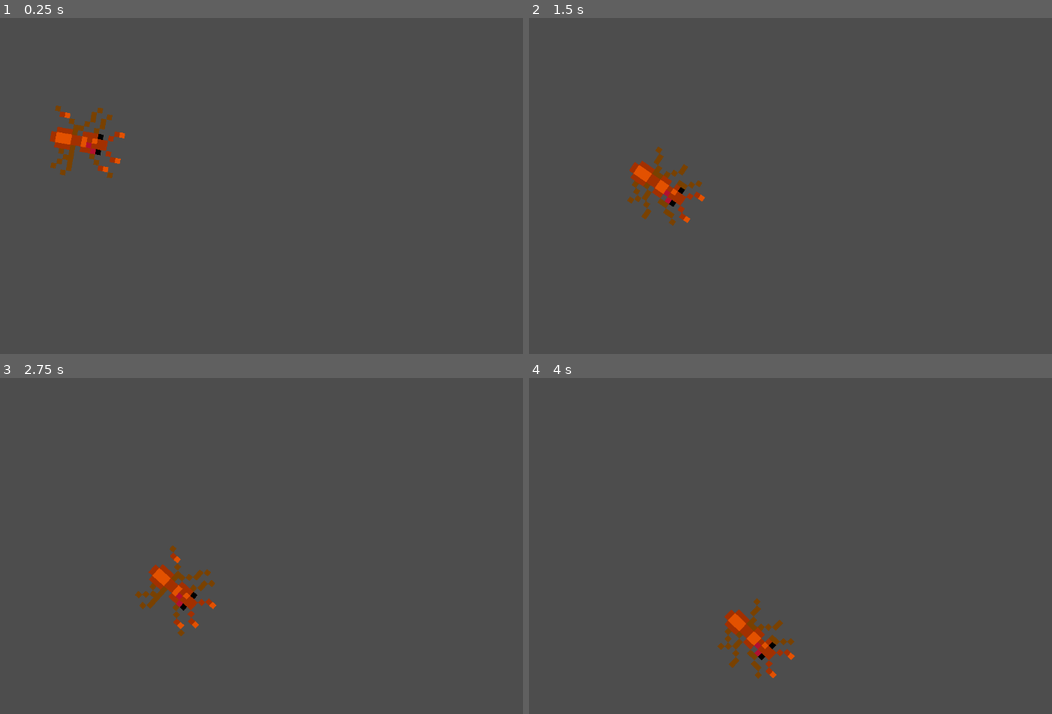
Above: before the commit, frames 1-4 (two rows, left to right).
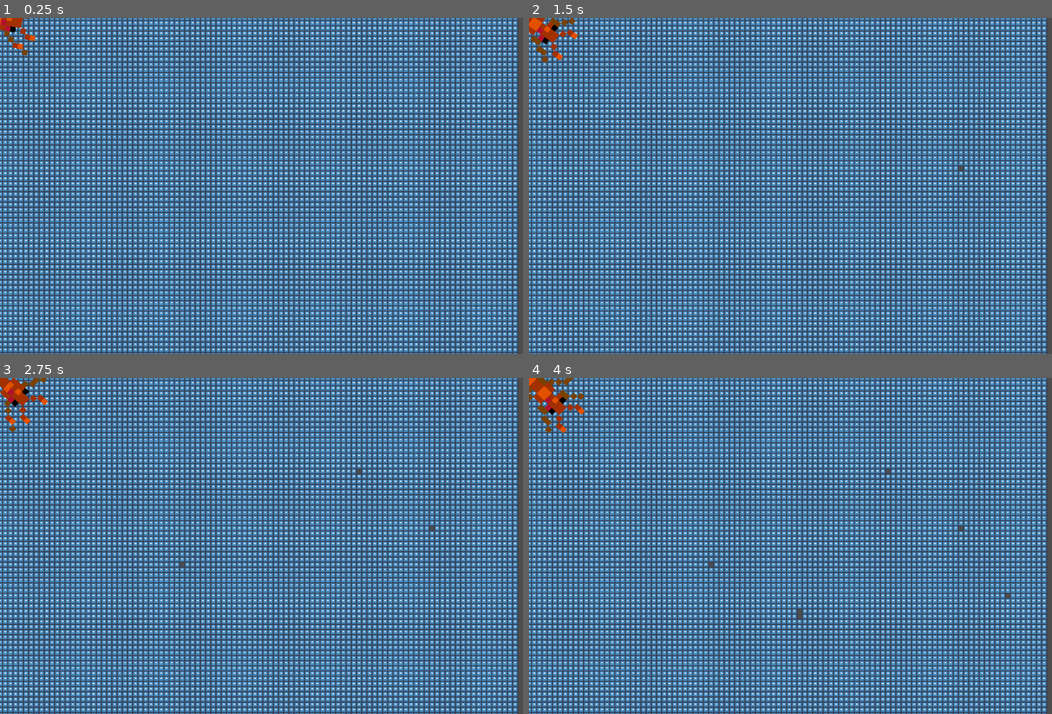
Above: after the commit, the same moments.

Repository: pmaitland/GGJ2026
Game: Godot game, scene res://scenes/main.tscn
Two runs of this game, one before a commit and one after it. Both use one fixed random seed, a clock stepped at 60 frames per second and the inputs below. The engine's default icon, where the game draws it, is replaced by a stand-in: a white triangle on a blue panel in a dark square.
Inputs (mouse positions are in pixels of both pictures, inside the frame that each line leads up to):
- Up to frame 1 (0.25 s): no input
- Up to frame 2 (1.5 s): move the mouse to (963, 169) at 0.52 s; click (963, 169) at 0.67 s; move the mouse to (706, 202) at 1.27 s; click (706, 202) at 1.42 s
- Up to frame 3 (2.75 s): move the mouse to (360, 472) at 2.02 s; click (360, 472) at 2.17 s
- Up to frame 4 (4 s): move the mouse to (800, 613) at 2.77 s; click (800, 613) at 2.92 s; move the mouse to (1010, 596) at 3.52 s; click (1010, 596) at 3.67 s

The runs differ from the first frame. In frame 1, 74% of the frame differs, in the area x 0-99%, y 0-100%; in frame 2, 74%; in frame 3, 74%; in frame 4, 74%.

Commit message:
disable those cells (#6)

Diff:
--- a/mask/project.godot
+++ b/mask/project.godot
@@ -19,6 +19,10 @@
 
 AStar="*uid://xr7pm1dxmwti"
 
+[display]
+
+window/size/mode=3
+
 [physics]
 
 3d/physics_engine="Jolt Physics"
--- /dev/null
+++ b/mask/scenes/cell.tscn
@@ -0,0 +1,21 @@
+[gd_scene format=3 uid="uid://cphwh3f7snx88"]
+
+[ext_resource type="Script" uid="uid://bcmpv7tt40hav" path="res://scripts/cell.gd" id="1_0s7o3"]
+[ext_resource type="Texture2D" uid="uid://cnfytrl0jhugb" path="res://icon.svg" id="2_nm02e"]
+
+[sub_resource type="RectangleShape2D" id="RectangleShape2D_0s7o3"]
+
+[node name="Cell" type="Node2D" unique_id=1762616842]
+scale = Vector2(0.1, 0.1)
+script = ExtResource("1_0s7o3")
+
+[node name="Sprite2D" type="Sprite2D" parent="." unique_id=298351152]
+texture = ExtResource("2_nm02e")
+
+[node name="Area2D" type="Area2D" parent="." unique_id=1306206888]
+
+[node name="CollisionShape2D" type="CollisionShape2D" parent="Area2D" unique_id=1643793587]
+scale = Vector2(6, 6)
+shape = SubResource("RectangleShape2D_0s7o3")
+
+[connection signal="input_event" from="Area2D" to="." method="_on_area_2d_input_event"]
--- /dev/null
+++ b/mask/scenes/grid.tscn
@@ -0,0 +1,6 @@
+[gd_scene format=3 uid="uid://4chjb2atieiw"]
+
+[ext_resource type="Script" uid="uid://cmfv0k0dkas5n" path="res://scripts/grid.gd" id="1_t5fjg"]
+
+[node name="Grid" type="Node2D" unique_id=486579014]
+script = ExtResource("1_t5fjg")
--- a/mask/scenes/main.tscn
+++ b/mask/scenes/main.tscn
@@ -1,8 +1,11 @@
 [gd_scene format=3 uid="uid://b1h6x3saqvosb"]
 
+[ext_resource type="PackedScene" uid="uid://4chjb2atieiw" path="res://scenes/grid.tscn" id="1_0wfyh"]
 [ext_resource type="PackedScene" uid="uid://dq8kaxvg6oe0" path="res://scenes/ant.tscn" id="1_o5qli"]
 
 [node name="Main" type="Node2D" unique_id=1238660768]
 
+[node name="Grid" parent="." unique_id=486579014 instance=ExtResource("1_0wfyh")]
+
 [node name="Ant" parent="." unique_id=567423736 instance=ExtResource("1_o5qli")]
-position = Vector2(149, 223)
+position = Vector2(1, 1)
--- a/mask/scripts/a_star.gd
+++ b/mask/scripts/a_star.gd
@@ -3,13 +3,17 @@
 
 var _a_star: AStar2D
 var _goal_id: int
-const SCALE = 10
+const SCALE: float = 10
+var width: int = 0
+var height: int = 0
 
 
-func init(width: int, height: int, goal: Vector2) -> void:
-	if goal.x < 0 or goal.y < 0 or goal.x >= width or goal.y >= height:
+func init(w: int, h: int, goal: Vector2) -> void:
+	if goal.x < 0 or goal.y < 0 or goal.x >= w or goal.y >= h:
 		push_error("Goal is outside bounds.")
 		return
+	width = w
+	height = h
 	_a_star = AStar2D.new()
 	for y in height:
 		for x in width:
@@ -33,13 +37,23 @@
 				_a_star.connect_points(id, neighbour_id)
 
 
-func set_disabled(coords: Vector2, disabled: bool) -> void:
-	var id: int = _a_star.get_closest_point(coords)
+func is_disabled(cell: Vector2) -> bool:
+	return _a_star.is_point_disabled(_a_star.get_closest_point(cell, true))
+
+
+func set_disabled(cell: Vector2, disabled: bool) -> void:
+	var id: int = _a_star.get_closest_point(cell, true)
 	_a_star.set_point_disabled(id, disabled)
+
+
+func toggle_disabled(cell: Vector2) -> void:
+	var id: int = _a_star.get_closest_point(cell, true)
+	_a_star.set_point_disabled(id, !_a_star.is_point_disabled(id))
 
 
 func global_to_cell(pos: Vector2) -> Vector2:
 	return pos / SCALE
+
 
 func cell_to_global(cell: Vector2) -> Vector2:
 	return cell * SCALE
--- a/mask/scripts/ant.gd
+++ b/mask/scripts/ant.gd
@@ -1,6 +1,6 @@
 class_name Ant extends RigidBody2D
 
-var BASE_SPEED = 100
+var BASE_SPEED = 10
 
 @export var health = 100
 var speed = BASE_SPEED
@@ -10,11 +10,6 @@
 var target: Vector2  # where ant wants to go
 
 
-func _ready() -> void:
-	AStar.init(100, 200, Vector2(99, 199))
-	target = _find_target()
-
-
 func _physics_process(delta: float) -> void:
 	target = _find_target()
 	var target_direction = (target - position).normalized()
@@ -22,8 +17,6 @@
 	var target_angle = target_direction.angle()
 	# Smoothly rotate towards the target angle
 	rotation = lerp_angle(rotation, target_angle, rotation_speed * delta)
-
-	print(position, target)
 	move_and_collide(motion)
 
 
--- /dev/null
+++ b/mask/scripts/cell.gd
@@ -0,0 +1,7 @@
+extends Node2D
+
+
+func _on_area_2d_input_event(_viewport: Node, event: InputEvent, _shape_idx: int) -> void:
+	if event is InputEventMouseButton and event.is_released():
+		AStar.set_disabled(AStar.global_to_cell(global_position), true)
+		visible = !AStar.is_disabled(AStar.global_to_cell(global_position))
--- /dev/null
+++ b/mask/scripts/grid.gd
@@ -0,0 +1,11 @@
+extends Node
+
+
+func _ready() -> void:
+	AStar.init(100, 100, Vector2(99, 99))
+	var cell_scene = load("res://scenes/cell.tscn")
+	for y in AStar.height:
+		for x in AStar.width:
+			var cell: Node2D = cell_scene.instantiate()
+			cell.global_position = AStar.cell_to_global(Vector2(x, y))
+			add_child(cell)
Not shown, added: mask/scripts/cell.gd.uid
Not shown, added: mask/scripts/grid.gd.uid
Not shown, removed: mask/sprites/gitpleasedontletmego.txt
